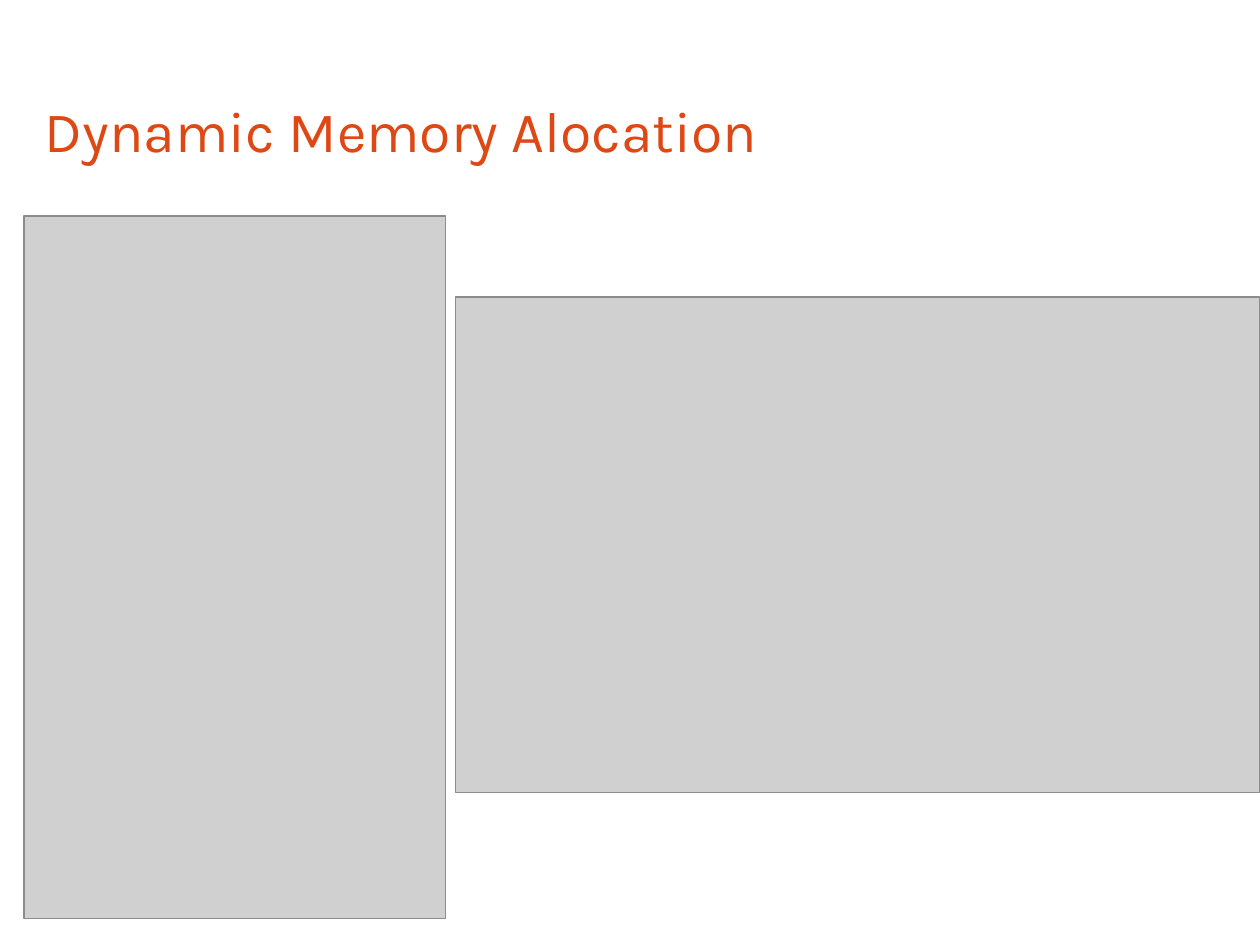
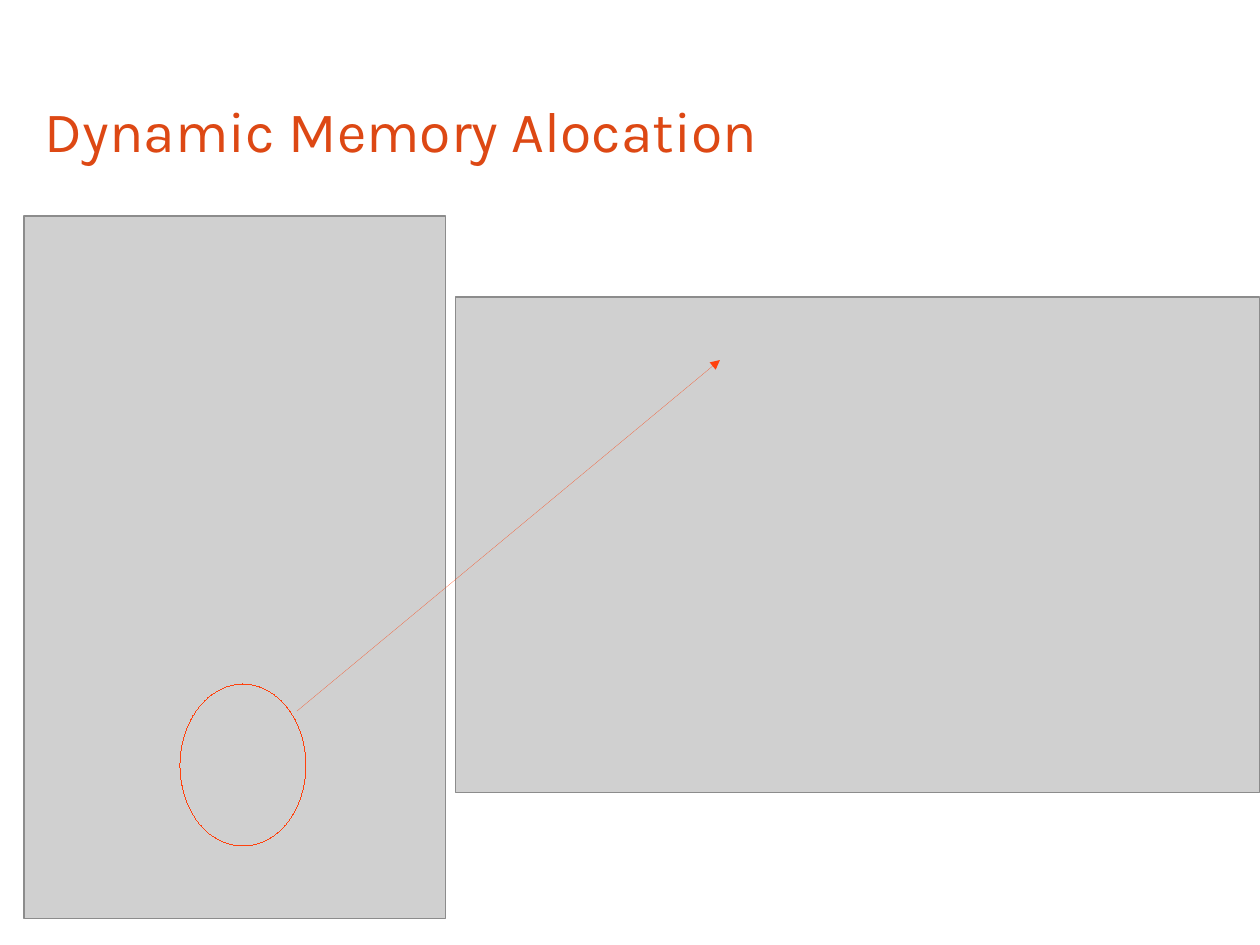
Before and after one commit to bagustris/prokom-tf, a slide deck: slide 19 of prokom4.odp. Drawn at 1260x945 pixels with LibreOffice and Linux fonts; fonts in the diff are those of the drawing; grey boxes stand for pictures. Boxes give left, top, right and bottom in pixels: in the first picture for what was removed or moved away, otherwise in the second. Text is boxed around its words. In the diff, an @@ line names an element or a change of style, - is before the commit and + after.

```diff
--- a/prokom4.odp
+++ b/prokom4.odp
@@ arrow added from (297, 711) to (720, 360), #FF420E 0 pt @@
@@ ellipse added at [180,684,305,846], outline #FF420E 0 pt @@
```
Also in this commit, not shown: 4 other slides changed, 4 slides added.
